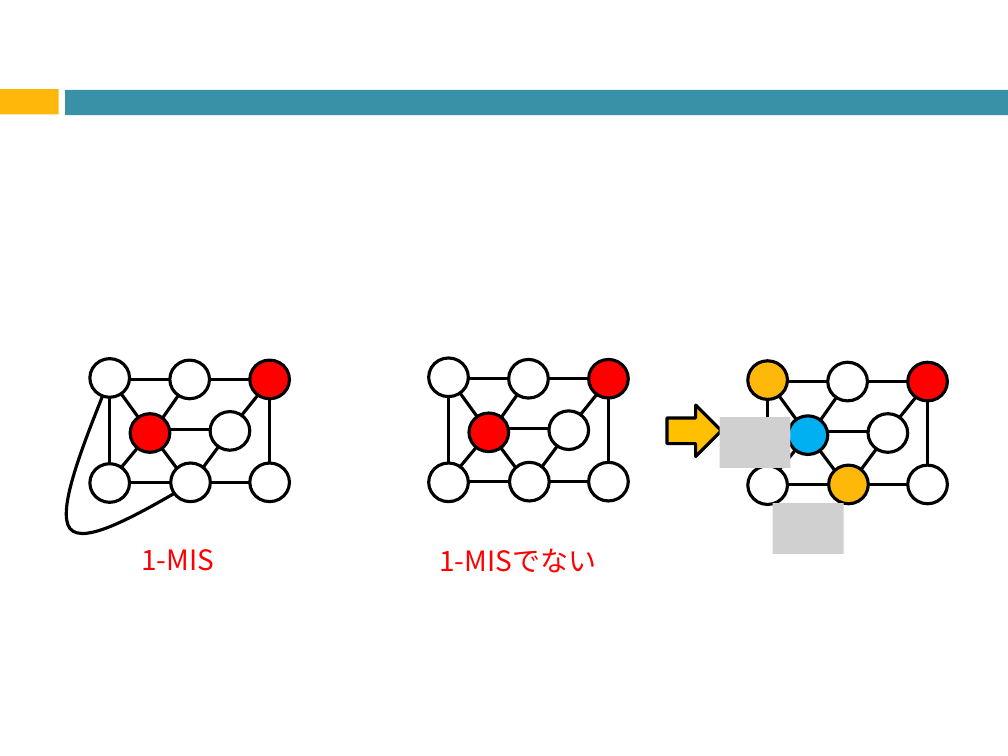
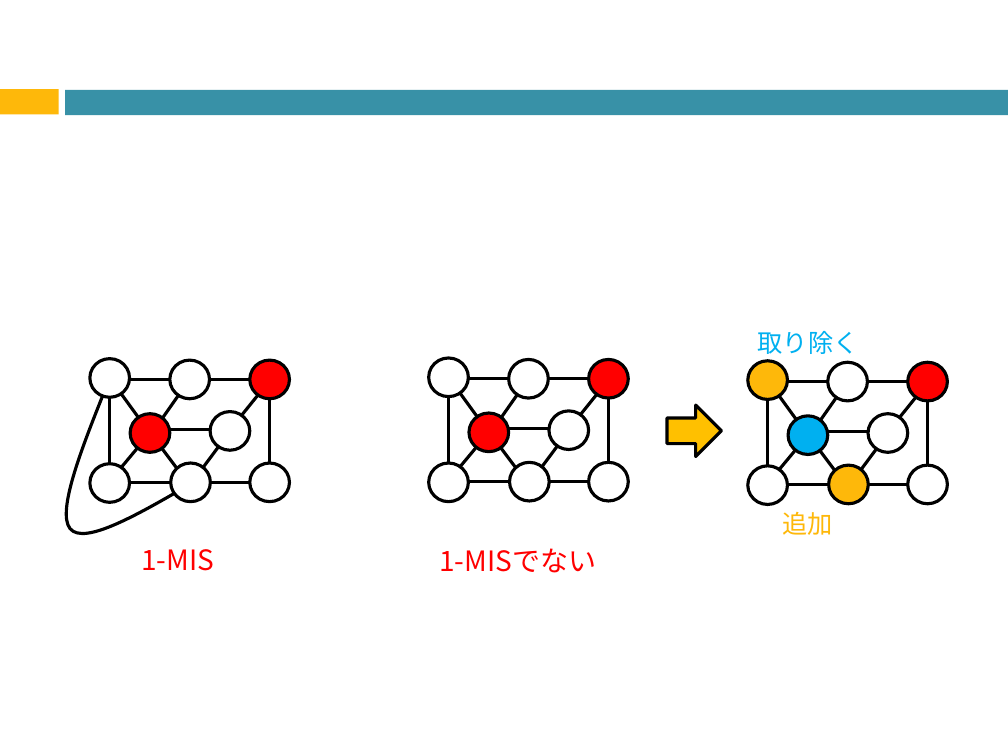
Before and after one commit to Izulabo-nitech/Distributed_Complexity_of_k-Maximal_Independent_Set_Verification, a slide deck: slide 9 of LAsy/LA用発表資料.pptx. Drawn at 1008x756 pixels with LibreOffice and Linux fonts; fonts in the diff are those of the drawing; grey boxes stand for pictures. Boxes give left, top, right and bottom in pixels: in the first picture for what was removed or moved away, otherwise in the second. Text is boxed around its words. In the diff, an @@ line names an element or a change of style, - is before the commit and + after.

```diff
--- a/LAsy/LA用発表資料.pptx
+++ b/LAsy/LA用発表資料.pptx
@@ text added at bbox=[758, 331, 859, 354], 18 pt, text #00B0F0 @@
+取り除く
@@ picture removed at bbox=[720, 417, 790, 468] @@
@@ picture removed at bbox=[773, 503, 844, 553] @@
@@ text added at bbox=[783, 512, 833, 535], 18 pt, text #FEB80A @@
+追加
```
Also in this commit, not shown: 17 other slides changed, 9 slides added, 1 slide removed.
